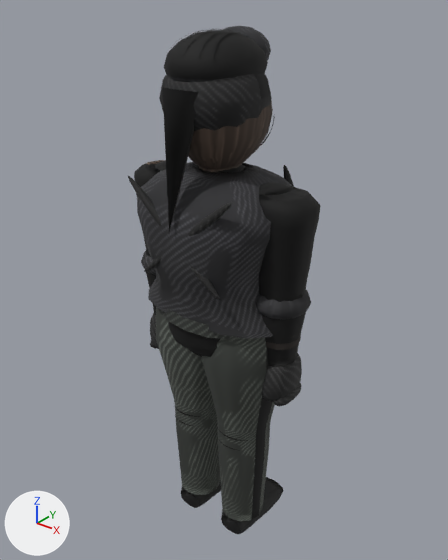
What one commit did to the glTF model assets/models/keurisa_a.glb.
Both versions are drawn from a 50 mm lens placed at (1.293, -1.595, 2.082), pointed at (-0.02, 0.046, 1.065). Every picture has the same lights, and +X, +Y and +Z are marked at lower left. The picture after the commit comes second. Vertices at exactly the same position are counted once.

Names of what the first picture shows: 'Body'.
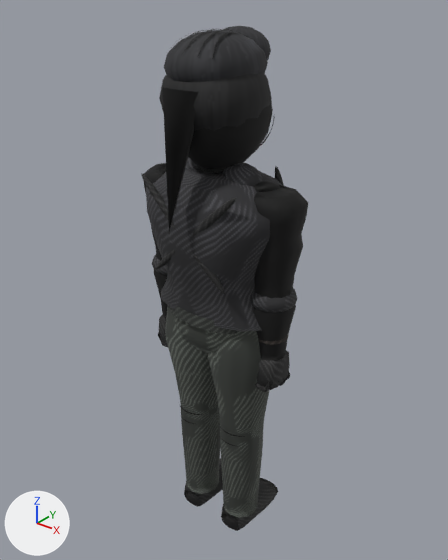
Where the change shows, as pixel boxes [x1, y1, x2, y2] in the pictures (448 x 560 px; the box of a moved part takes in the faces that stretch with it):
'Body', reshaped (13% narrower)
    before: [128, 26, 320, 534]
    after: [141, 26, 308, 531]
part 1 of me_mesh_0, moved or reshaped
    before: [161, 309, 232, 339]
    after: [169, 306, 237, 334]
part 2 of me_mesh_0, moved or reshaped
    before: [128, 176, 220, 300]
    after: [141, 173, 225, 294]
part 3 of me_mesh_0, moved or reshaped
    before: [144, 202, 233, 272]
    after: [156, 197, 237, 269]
part 4 of me_mesh_0, moved or reshaped
    before: [283, 165, 294, 187]
    after: [275, 166, 284, 186]
part 5 of me_mesh_0, added
    after: [255, 381, 273, 392]
part 6 of me_mesh_0, added
    after: [158, 332, 168, 347]
part 7 of me_mesh_0, deleted
    before: [273, 383, 301, 407]
part 8 of me_mesh_0, moved or reshaped
    before: [134, 161, 320, 534]
    after: [143, 157, 308, 531]
part 9 of me_mesh_0, surface changed
    before: [137, 30, 319, 521]
    after: [143, 30, 303, 518]
part 10 of me_mesh_0, recoloured
    before: [174, 399, 239, 448]
    after: [180, 399, 239, 440]

The change in detail:
me_mesh_0 is used by ob_body; location (0.0, 0.0, 0.0).
me_mesh_0 had 4622 vertices, 8368 faces and spanned x -0.38..0.38, y -0.26..0.25, z -0.04..1.95.
me_mesh_0 now has 5246 vertices, 9576 faces and spans x -0.34..0.34, y -0.26..0.23, z -0.03..1.95.
me_mesh_0 part 1: the loose piece of 32 vertices spanning x -0.21..0.21, y -0.2..0.2, z 0.97..1.01 is scaled about its middle by (0.901, 0.807, 1).
me_mesh_0 part 2: the loose piece of 72 vertices spanning x -0.22..0.17, y -0.23..-0.2, z 1.15..1.49 is scaled about its middle by (0.919, 1, 1), then moved by (0.0, 0.04, 0.0).
me_mesh_0 part 3: the loose piece of 72 vertices spanning x -0.17..0.22, y -0.23..-0.2, z 1.15..1.49 is scaled about its middle by (0.919, 1, 1), then moved by (0.0, 0.04, 0.0).
me_mesh_0 part 4: the loose piece of 72 vertices spanning x 0.15..0.19, y 0.15..0.24, z 1.24..1.52 is moved by (-0.01, -0.04, 0.0).
me_mesh_0 part 5: a new loose piece of 50 vertices spanning x 0.19..0.28, y -0.07..-0.04, z 0.73..0.8, in mat_material_0.
me_mesh_0 part 6: a new loose piece of 50 vertices spanning x -0.28..-0.19, y -0.07..-0.04, z 0.73..0.8, in mat_material_0.
me_mesh_0 part 7: the loose piece of 52 vertices spanning x 0.28..0.34, y -0.07..0.08, z 0.69..0.75 is deleted.
me_mesh_0 part 8: 660 vertices moved from x -0.38..0.38, y -0.24..0.24, z 0.04..1.52 to x -0.34..0.34, y -0.19..0.19, z 0.04..1.52; 1407 vertices removed from x -0.37..0.37, y -0.19..0.25, z -0.04..1.49; 1597 vertices added at x -0.32..0.32, y -0.16..0.23, z -0.03..1.54.
me_mesh_0 part 9: 1984 kept faces spanning x -0.34..0.34, y -0.2..0.19, z 0.05..1.95 get new texture (UV) coordinates.
me_mesh_0 part 10: 24 kept faces spanning x -0.23..0.23, y -0.09..0.08, z 0.44..1.38 get new vertex colours; the middle colour goes from grey #939b91 to grey #90988e.
Other edits to the shape of me_mesh_0 do not show in these pictures.
